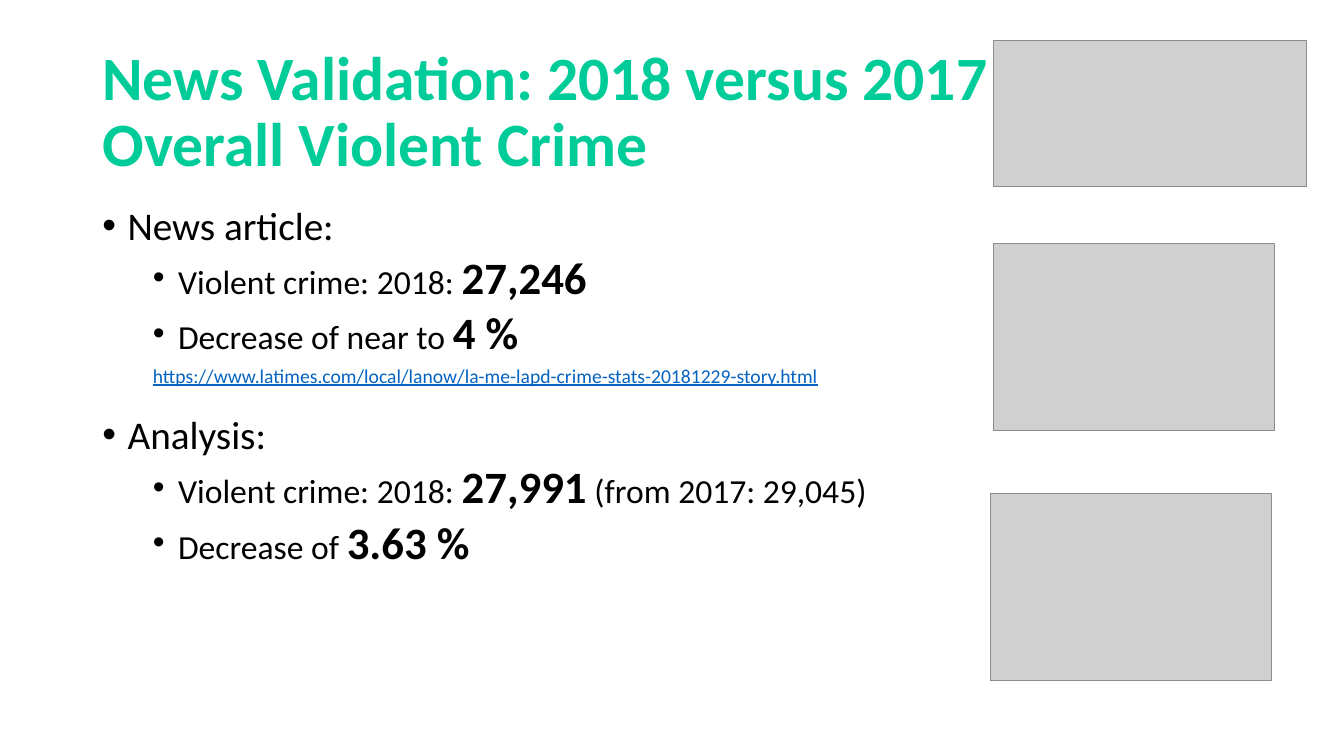
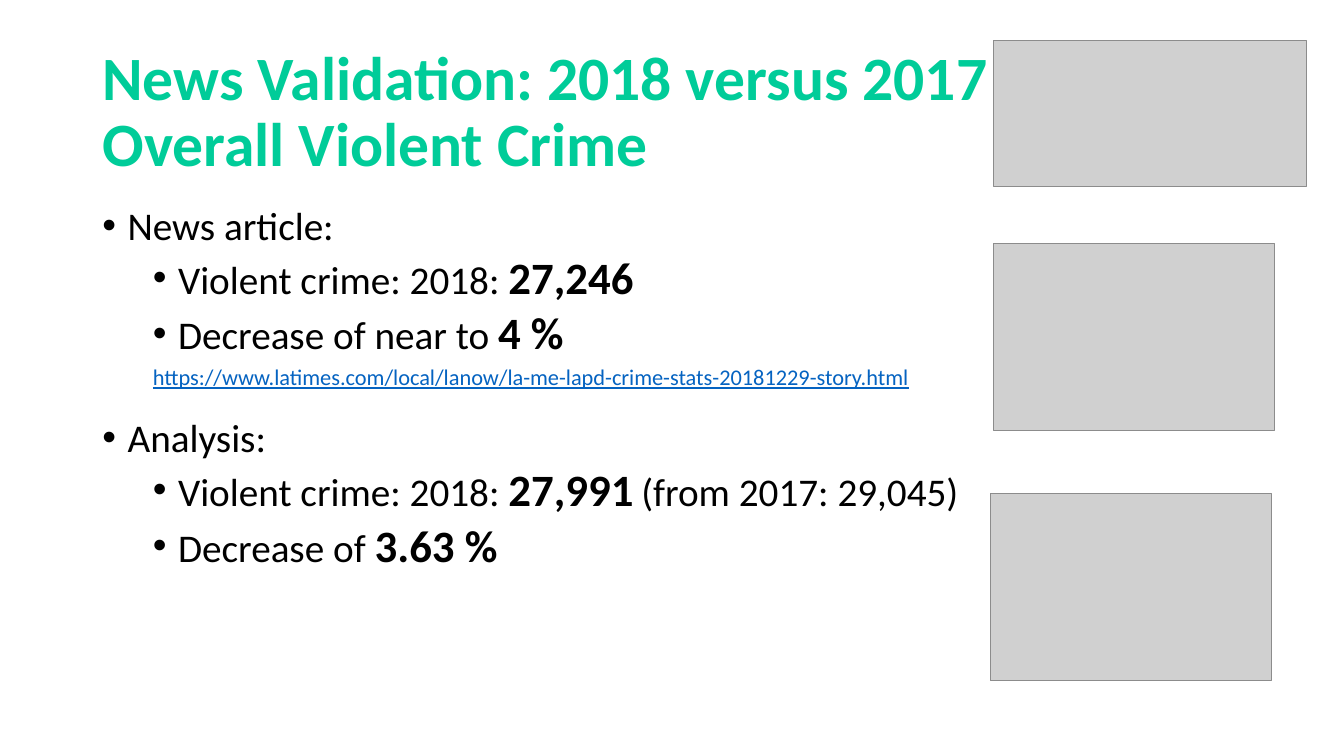
Before and after one commit to frederikdebruyker/Los-Angeles-Crime-Statistics, a slide deck: slide 5 of Presentation Project1 - Los Angeles Crime Statistics.pptx. Drawn at 1344x756 pixels with LibreOffice and Linux fonts; fonts in the diff are those of the drawing; grey boxes stand for pictures. Boxes give left, top, right and bottom in pixels: in the first picture for what was removed or moved away, otherwise in the second. Text is boxed around its words. In the diff, an @@ line names an element or a change of style, - is before the commit and + after.

```diff
--- a/Presentation Project1 - Los Angeles Crime Statistics.pptx
+++ b/Presentation Project1 - Los Angeles Crime Statistics.pptx
@@ text at (x1=153, y1=263, x2=959, y2=563): size 24 to 28 pt in "Violent crime: 2018:", "Decrease of near to", "Violent crime: 2018: (from 2017: 29,045)", "Decrease of"; size 14 to 16 pt in "https://www.latimes.com/local/lanow/la-me-lapd-crime-stats-2 ..." @@
```
Also in this commit, not shown: 3 other slides changed.
